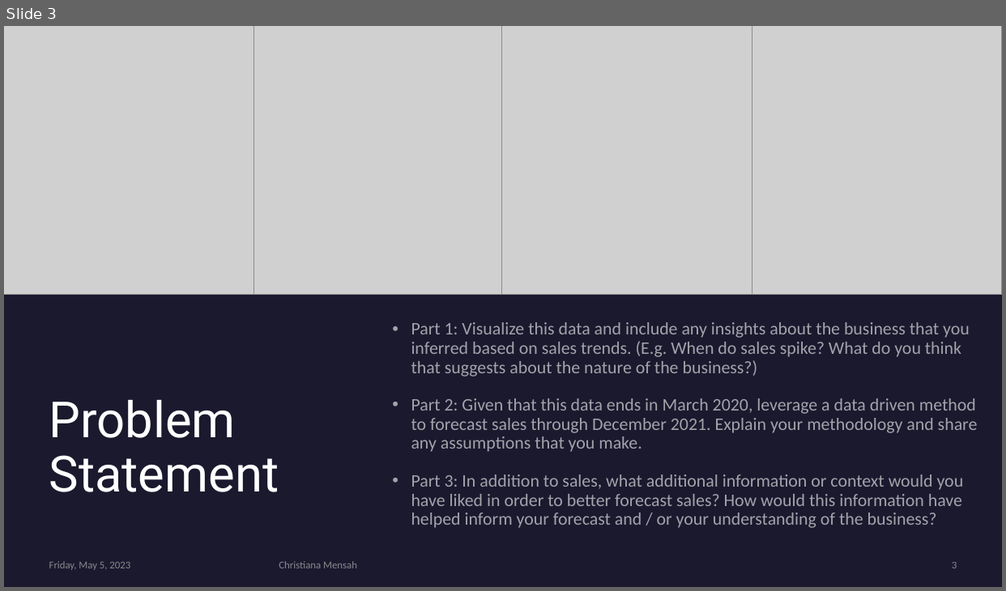
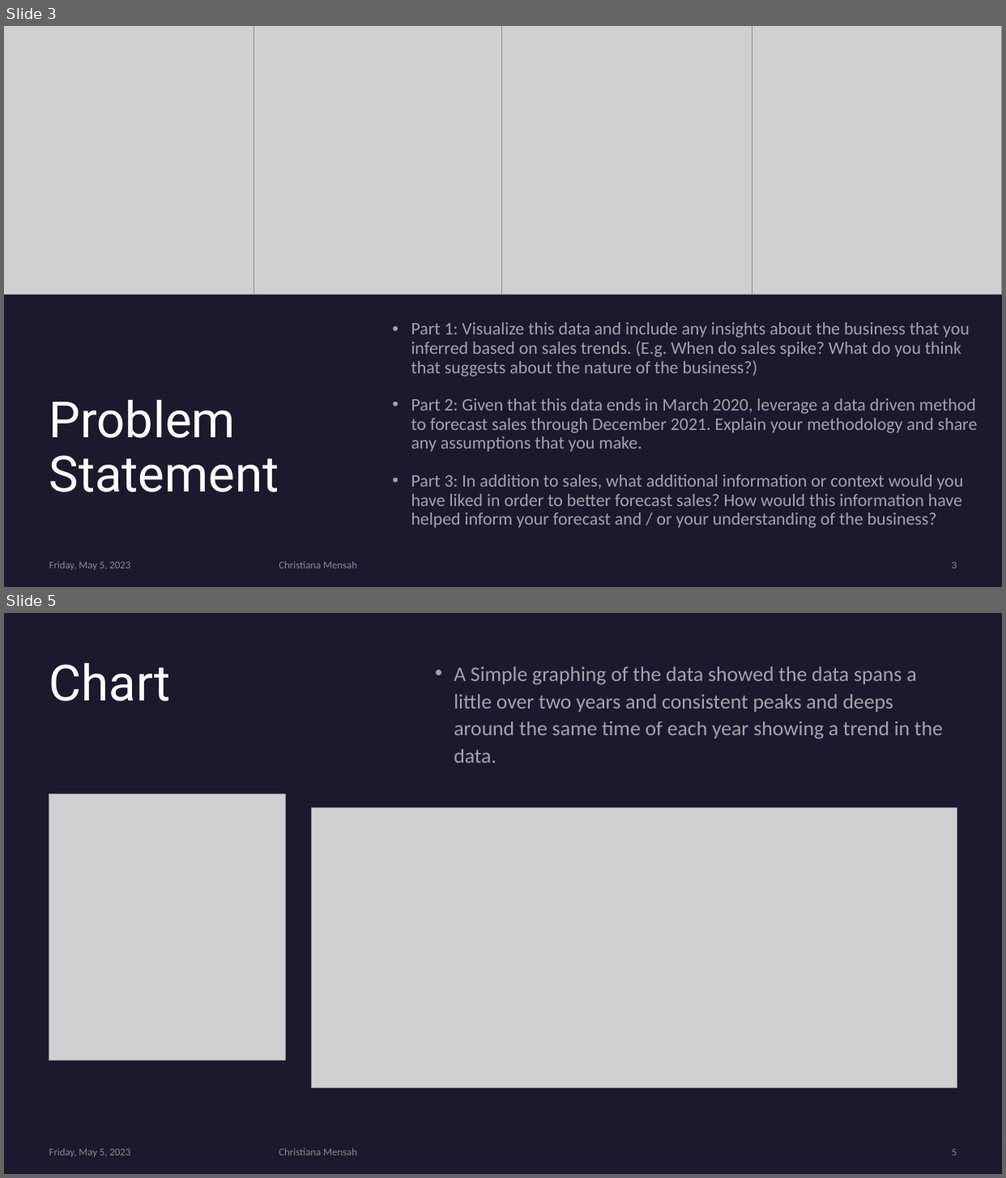
Before and after one commit to cmensah11/ForcastingCase, a slide deck: Forecast Analysis and SQL Queries.pptx. Shown one above the other, each under a label of ours: slide 3 before the commit, slides 3 and 5 after it; the slides between them are not shown. The pictures are 1006x591 and 1006x1178 pixels, drawn with LibreOffice and Linux fonts; fonts in the diff are those of the drawing; grey boxes stand for pictures. Boxes give left, top, right and bottom in pixels: in the first picture for what was removed or moved away, otherwise in the second. Text is boxed around its words. In the diff, an @@ line names an element or a change of style, - is before the commit and + after.

```diff
--- a/Forecast Analysis and SQL Queries.pptx
+++ b/Forecast Analysis and SQL Queries.pptx
@@ slide 5 added at (4, 613, 1002, 1174), background #1B192E @@
@@ rectangle added at (4, 613, 1002, 1174), fill #1B192E @@
@@ title added at (49, 662, 171, 701), 48 pt, text #FFFFFF @@
+Chart
@@ text added at (454, 666, 943, 763), 20 pt, text #FFFFFF at 60% opacity @@
+• A Simple graphing of the data showed the data spans a little over two years and consistent peaks and deeps around the same time of each year showing a trend in the data.
@@ picture added at (49, 794, 286, 1061) @@
@@ picture added at (312, 808, 957, 1088) @@
@@ rectangle added at (4, 1085, 1002, 1174), fill gradient #1B192E @@
@@ text added at (49, 1148, 130, 1157), 10 pt, text #A6A6A6 at 80% opacity @@
+Friday, May 5, 2023
@@ text added at (279, 1148, 357, 1156), 10 pt, text #A6A6A6 at 80% opacity @@
+Christiana Mensah
@@ page number added at (952, 1149, 957, 1156), 10 pt, text #A6A6A6 at 80% opacity @@
+5
```
Also in this commit, not shown: 6 slides changed, 7 other slides added, 5 slides removed, 1 other file.
